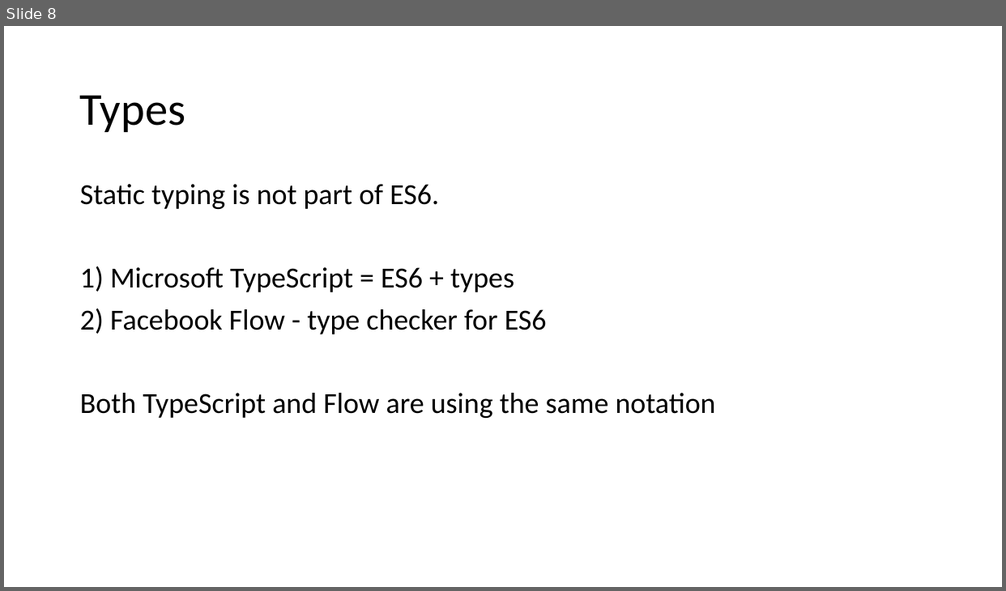
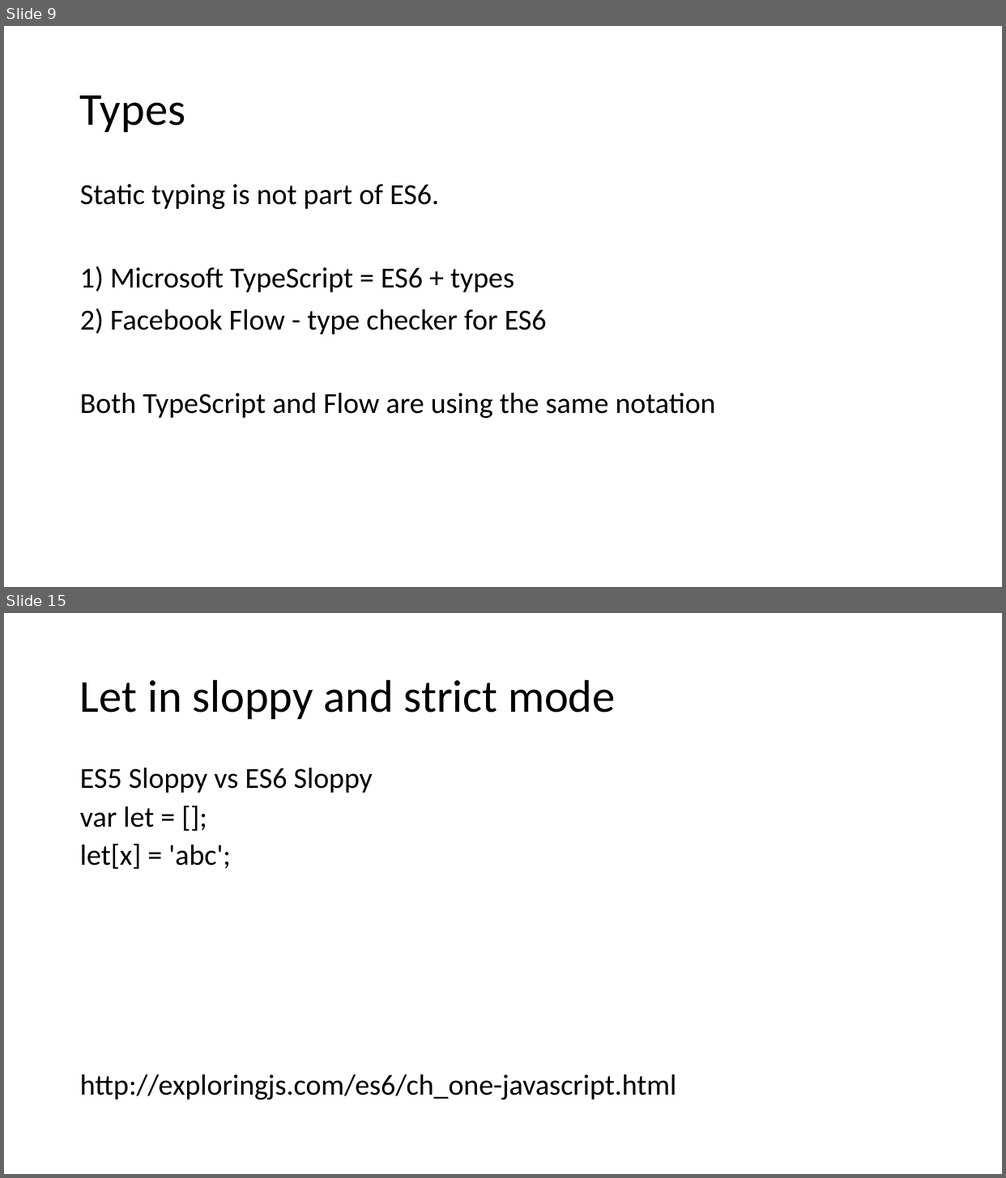
Before and after one commit to dzmitry-varabei/front-end-course, a slide deck: es6/es6.pptx. Shown one above the other, each under a label of ours: slide 8 before the commit, slides 9 and 15 after it; the slides between them are not shown. The pictures are 1006x591 and 1006x1178 pixels, drawn with LibreOffice and Linux fonts; fonts in the diff are those of the drawing. Boxes give left, top, right and bottom in pixels: in the first picture for what was removed or moved away, otherwise in the second. Text is boxed around its words. In the diff, an @@ line names an element or a change of style, - is before the commit and + after.

```diff
--- a/es6/es6.pptx
+++ b/es6/es6.pptx
@@ slide 15 added at box(4, 613, 1002, 1174), background #FFFFFF @@
@@ title added at box(80, 679, 616, 719), 44 pt, text #000000 @@
+Let in sloppy and strict mode
@@ text added at box(80, 768, 676, 1100), 28 pt, text #000000 @@
+ES5 Sloppy vs ES6 Sloppy
+var let = [];
+let[x] = 'abc';
+http://exploringjs.com/es6/ch_one-javascript.html
@@ what was slide 8 is now slide 9 @@
```
Also in this commit, not shown: 1 slide changed, 9 other slides added, 1 other file.
